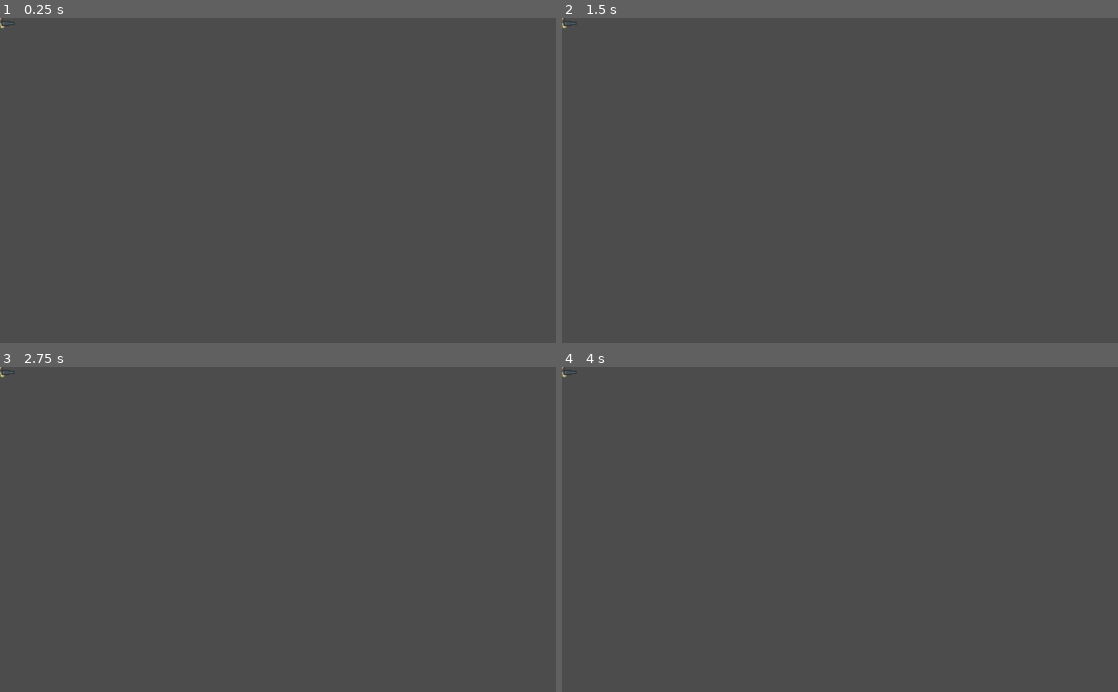
Above: before the commit, frames 1-4 (two rows, left to right).
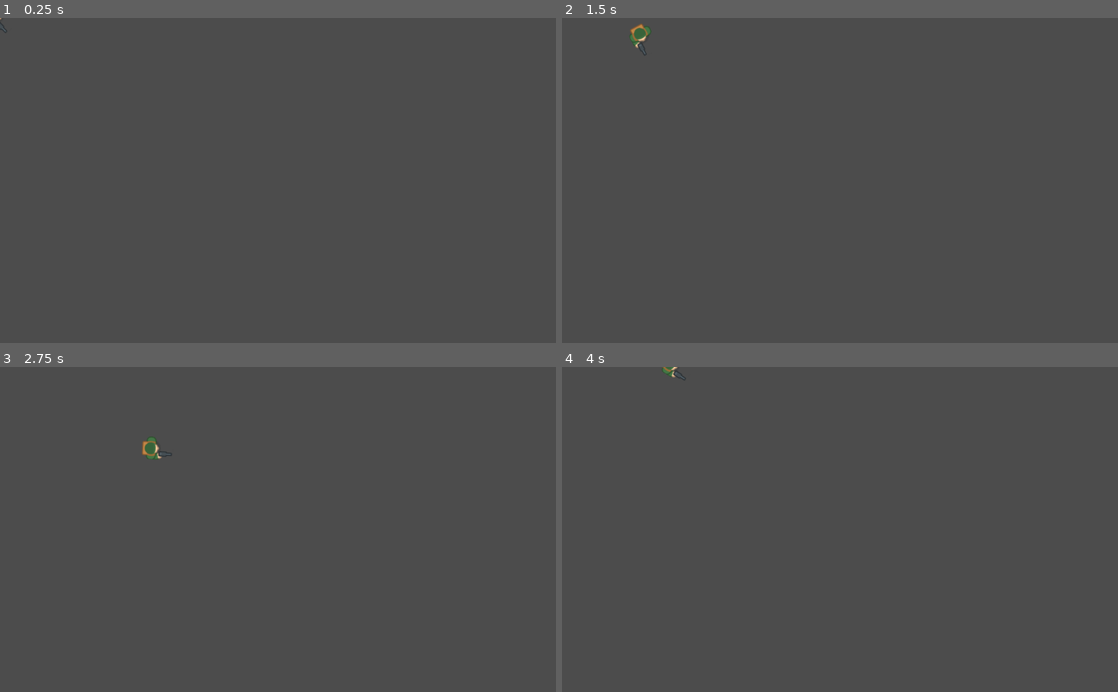
Above: after the commit, the same moments.

Repository: venthaven/Game-Jam
Game: Godot game, scene res://Game.tscn
Two runs of this game, one before a commit and one after it. Both use one fixed random seed, a clock stepped at 60 frames per second and the inputs below. This scene is started directly instead of the project's main scene.
Inputs (mouse positions are in pixels of both pictures, inside the frame that each line leads up to):
- Up to frame 1 (0.25 s): no input
- Up to frame 2 (1.5 s): tap Enter at 0.5 s; move the mouse to (962, 164) at 0.52 s; hold D (right, bound only after the commit) 0.53-1.28 s; move the mouse to (728, 196) at 1.27 s; hold S (down, bound only after the commit) from 1.28 s (still down)
- Up to frame 3 (2.75 s): move the mouse to (333, 458) at 2.02 s; release S (down, bound only after the commit) at 2.03 s; hold D (right, bound only after the commit) from 2.03 s (still down)
- Up to frame 4 (4 s): move the mouse to (812, 594) at 2.77 s; release D (right, bound only after the commit) at 2.78 s; hold W (up, bound only after the commit) 2.78-3.53 s; move the mouse to (1006, 578) at 3.52 s; hold A (left, bound only after the commit) from 3.53 s (still down)

The runs differ from the first frame. In frame 1, less than 0.1% of the frame differs, in the area x 0-3%, y 0-5%; in frame 2, 0.2%, in the area x 0-16%, y 0-12%; in frame 3, 0.2%; in frame 4, less than 0.1%.

Commit message:
player movement

Diff:
--- a/player/Player.gd
+++ b/player/Player.gd
@@ -1,8 +1,27 @@
 extends KinematicBody2D
 
+onready var speed = 200
 
 func _ready():
 	pass
+
+func _process(delta):
+	var input_direction = Vector2.ZERO
+	if Input.is_action_pressed("right"):
+		input_direction.x += 1
+	if Input.is_action_pressed("left"):
+		input_direction.x -= 1
+	if Input.is_action_pressed("down"):
+		input_direction.y += 1
+	if Input.is_action_pressed("up"):
+		input_direction.y -= 1
+	input_direction = input_direction.normalized()
+	move_and_slide(input_direction * speed)
+	var mouse = get_viewport().get_mouse_position()
+	var direction = (mouse - self.position).normalized()
+	var new_angle =  PI + atan2(direction.y, direction.x)
+	self.rotation  = new_angle
+
 
 
 
@@ -10,4 +29,4 @@
 	Global.hunger -= 1
 	print(Global.hunger)
 	Global.score += 1
-	print(Global.hunger)
+	print(Global.score)
--- a/player/Player.tscn
+++ b/player/Player.tscn
@@ -22,6 +22,7 @@
 script = ExtResource( 1 )
 
 [node name="AnimatedSprite" type="AnimatedSprite" parent="."]
+rotation = 3.14159
 frames = SubResource( 2 )
 
 [node name="CollisionShape2D" type="CollisionShape2D" parent="."]
--- a/project.godot
+++ b/project.godot
@@ -22,6 +22,29 @@
 
 common/drop_mouse_on_gui_input_disabled=true
 
+[input]
+
+up={
+"deadzone": 0.5,
+"events": [ Object(InputEventKey,"resource_local_to_scene":false,"resource_name":"","device":0,"alt":false,"shift":false,"control":false,"meta":false,"command":false,"pressed":false,"scancode":87,"physical_scancode":0,"unicode":0,"echo":false,"script":null)
+ ]
+}
+down={
+"deadzone": 0.5,
+"events": [ Object(InputEventKey,"resource_local_to_scene":false,"resource_name":"","device":0,"alt":false,"shift":false,"control":false,"meta":false,"command":false,"pressed":false,"scancode":83,"physical_scancode":0,"unicode":0,"echo":false,"script":null)
+ ]
+}
+left={
+"deadzone": 0.5,
+"events": [ Object(InputEventKey,"resource_local_to_scene":false,"resource_name":"","device":0,"alt":false,"shift":false,"control":false,"meta":false,"command":false,"pressed":false,"scancode":65,"physical_scancode":0,"unicode":0,"echo":false,"script":null)
+ ]
+}
+right={
+"deadzone": 0.5,
+"events": [ Object(InputEventKey,"resource_local_to_scene":false,"resource_name":"","device":0,"alt":false,"shift":false,"control":false,"meta":false,"command":false,"pressed":false,"scancode":68,"physical_scancode":0,"unicode":0,"echo":false,"script":null)
+ ]
+}
+
 [physics]
 
 common/enable_pause_aware_picking=true
